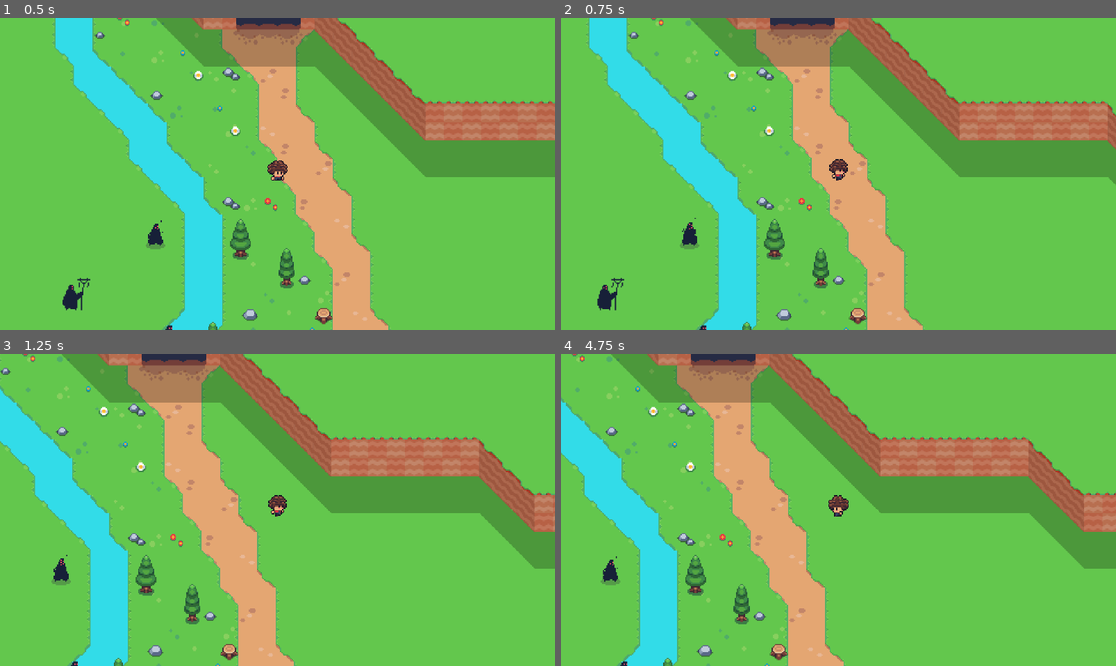
Above: before the commit, frames 1-4 (two rows, left to right).
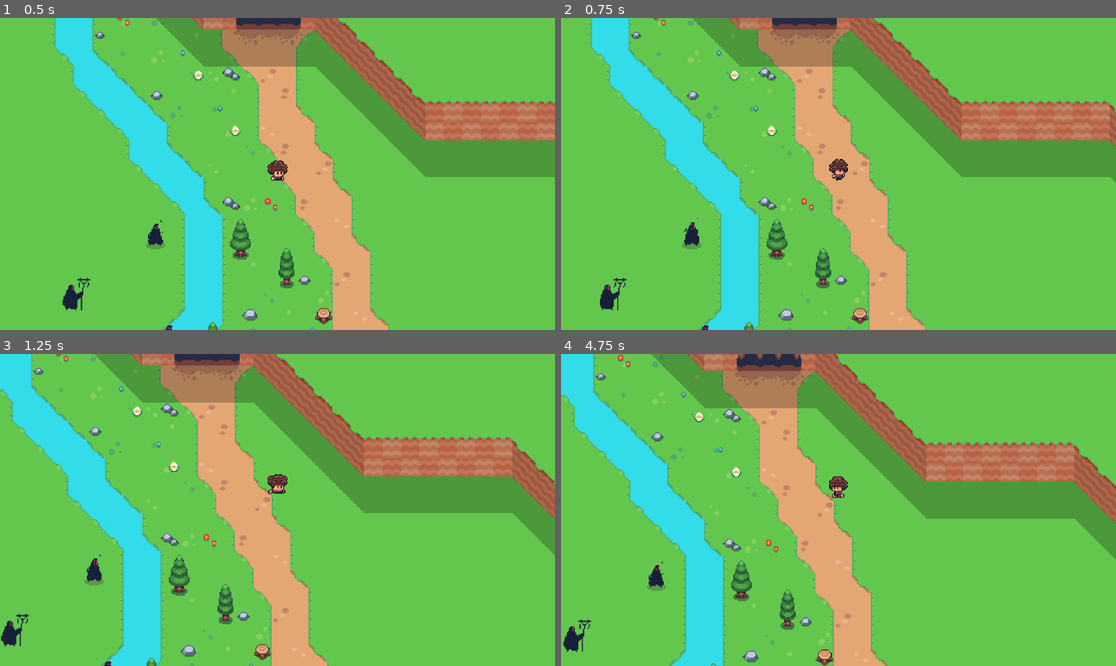
Above: after the commit, the same moments.

Repository: kodzukye/Seeds-of-Success-Godot
Game: Godot game, scene res://Scenes/game.tscn
The game is run twice, just before and just after one commit, with the same random seed, the same clock (stepped at 60 frames per second) and the same inputs.
Inputs:
- Up to frame 1 (0.5 s): no input
- Up to frame 2 (0.75 s): hold D (move_right) from 0.53 s (still down); hold Shift (sprint) from 0.53 s (still down)
- Up to frame 3 (1.25 s): keep holding D (move_right); keep holding Shift (sprint); tap Space (jump, bound only after the commit) at 0.77, 0.8, 1.07 s
- Up to frame 4 (4.75 s): release D (move_right) at 1.28 s; release Shift (sprint) at 1.28 s; hold S (move_down) 1.28-2.03 s; tap Space (jump, bound only after the commit) at 1.35, 1.52, 1.82, 2.3, 3.02, 3.32, 3.6, 3.77, 4.07, 4.52 s; tap Shift (sprint) at 1.55, 2.85, 4.35 s; hold D (move_right) 2.03-2.78 s; hold Shift (sprint) 2.03-2.78 s; hold W (move_up) 2.78-3.53 s; hold A (move_left) from 3.53 s (still down)

Frame 1 is identical in both runs. In frame 2, 5.3% of the frame differs, in the area x 4-100%, y 0-100%; in frame 3, 37%; in frame 4, 44%, in the area x 0-100%, y 0-100%.

Commit message:
Améliorations joueur : passage à des state machines pour états, déplacements et animations

Diff:
--- a/project.godot
+++ b/project.godot
@@ -51,6 +51,11 @@
 "events": [Object(InputEventKey,"resource_local_to_scene":false,"resource_name":"","device":-1,"window_id":0,"alt_press …(195 unchanged characters)…
 ]
 }
+jump={
+"deadzone": 0.2,
+"events": [Object(InputEventKey,"resource_local_to_scene":false,"resource_name":"","device":-1,"window_id":0,"alt_pressed":false,"shift_pressed":false,"ctrl_pressed":false,"meta_pressed":false,"pressed":false,"keycode":0,"physical_keycode":32,"key_label":0,"unicode":32,"location":0,"echo":false,"script":null)
+]
+}
 
 [physics]
 
--- a/scenes/player.tscn
+++ b/scenes/player.tscn
@@ -61,7 +61,12 @@
 [ext_resource type="Texture2D" uid="uid://ba1ppe1tleyjj" path="res://assets/sprites/player/swimming/tools_swimming_strip12.png" id="58_vx63k"]
 [ext_resource type="Texture2D" uid="uid://2u8qm2tjt0ar" path="res://assets/sprites/player/waiting/tools_waiting_strip9.png" id="59_lw0jh"]
 [ext_resource type="Texture2D" uid="uid://duh7ey6gcwsm3" path="res://assets/sprites/player/watering/tools_watering_strip5.png" id="61_ry8ed"]
-[ext_resource type="Script" uid="uid://crdx7wrpdbg76" path="res://scripts/state_machine/node_state_machine.gd" id="62_nubpm"]
+[ext_resource type="Script" uid="uid://btd78i7m87n4l" path="res://scripts/state_machine/StateMachine.gd" id="62_nubpm"]
+[ext_resource type="Script" uid="uid://bnr78h75y6d54" path="res://scripts/state_machine/states/idle.gd" id="63_ua5cf"]
+[ext_resource type="Script" uid="uid://bu13xs1giwyfr" path="res://scripts/state_machine/states/walking.gd" id="64_51ujp"]
+[ext_resource type="Script" uid="uid://bdueuvbqak54g" path="res://scripts/state_machine/states/jump.gd" id="64_fuw3a"]
+[ext_resource type="Script" uid="uid://deji1xow0xbae" path="res://scripts/state_machine/states/run.gd" id="64_tk41t"]
+[ext_resource type="Script" uid="uid://ttilcsk8bed4" path="res://scripts/state_machine/states/roll.gd" id="65_8txt3"]
 
 [sub_resource type="AtlasTexture" id="AtlasTexture_p21yu"]
 atlas = ExtResource("2_md1ol")
@@ -4860,21 +4865,26 @@
 [node name="hurt" type="Node" parent="StateMachine"]
 
 [node name="idle" type="Node" parent="StateMachine"]
+script = ExtResource("63_ua5cf")
 
 [node name="jump" type="Node" parent="StateMachine"]
+script = ExtResource("64_fuw3a")
 
 [node name="mining" type="Node" parent="StateMachine"]
 
 [node name="reeling" type="Node" parent="StateMachine"]
 
 [node name="roll" type="Node" parent="StateMachine"]
+script = ExtResource("65_8txt3")
 
 [node name="run" type="Node" parent="StateMachine"]
+script = ExtResource("64_tk41t")
 
 [node name="swimming" type="Node" parent="StateMachine"]
 
 [node name="waiting" type="Node" parent="StateMachine"]
 
 [node name="walking" type="Node" parent="StateMachine"]
+script = ExtResource("64_51ujp")
 
 [node name="watering" type="Node" parent="StateMachine"]
--- a/scripts/player.gd
+++ b/scripts/player.gd
@@ -1,64 +1,50 @@
+# PlayerBody.gd (version modifiée)
 extends CharacterBody2D
-
 
 const SPEED = 4000
 const SPRINT = SPEED * 1.75
+
 @onready var base_sprite_animation: AnimatedSprite2D = $BaseSpriteAnimation
 @onready var hair_sprite_animation: AnimatedSprite2D = $HairSpriteAnimation
 @onready var tool_sprite_animation: AnimatedSprite2D = $ToolSpriteAnimation
+@onready var state_machine: StateMachine = $StateMachine
 
-var direction : Vector2
-var is_sprinting = false
+# Variables supplémentaires pour les systèmes du jeu
+var is_day_phase: bool = true
+var can_interact: bool = true
 
+func _ready() -> void:
+	# La state machine gère maintenant les états
+	pass
 
 func _physics_process(delta: float) -> void:
-	# Check movements inputs
-	if Input.is_action_pressed("move_up"):
-		direction = Vector2.UP
-	elif Input.is_action_pressed("move_down"):
-		direction = Vector2.DOWN
-	elif Input.is_action_pressed("move_left"):
-		direction = Vector2.LEFT
-	elif Input.is_action_pressed("move_right"):
-		direction = Vector2.RIGHT
-	else:
-		direction = Vector2.ZERO
+	# La state machine gère le mouvement et les animations
+	# On peut ajouter ici des systèmes spécifiques au jeu
+	pass
 
-	if Input.is_action_pressed("sprint"):
-		is_sprinting = true
-	else:
-		is_sprinting = false
+# Méthodes utilitaires pour les états
+func get_current_state() -> String:
+	if state_machine:
+		return state_machine.get_current_state_name()
+	return ""
 
-	# Flipping the sprite
-	if direction == Vector2.RIGHT: # Right
-		base_sprite_animation.flip_h = false
-		hair_sprite_animation.flip_h = false
-		tool_sprite_animation.flip_h = false
-	elif direction == Vector2.LEFT: # Left
-		base_sprite_animation.flip_h = true
-		hair_sprite_animation.flip_h = true
-		tool_sprite_animation.flip_h = true
+func is_moving() -> bool:
+	return velocity.length() > 0
 
-	# Play animations
-	if direction == Vector2.ZERO:
-		base_sprite_animation.play("idle")
-		hair_sprite_animation.play("idle")
-		tool_sprite_animation.play("idle")
+# Méthodes pour les interactions spécifiques au jeu
+func can_farm() -> bool:
+	return is_day_phase and can_interact
 
-	elif is_sprinting and direction != Vector2.ZERO:
-		base_sprite_animation.play("run")
-		hair_sprite_animation.play("run")
-		tool_sprite_animation.play("run")
+func can_combat() -> bool:
+	return not is_day_phase and can_interact
 
-	else:
-		base_sprite_animation.play("walking")
-		hair_sprite_animation.play("walking")
-		tool_sprite_animation.play("walking")
+func set_day_phase(is_day: bool) -> void:
+	is_day_phase = is_day
+	# Ici on pourrait changer vers des états spécifiques jour/nuit si nécessaire
 
-	# Apply the speed
-	if is_sprinting and direction != Vector2.ZERO:
-		velocity = delta * direction * SPRINT
-	else:
-		velocity = delta * direction * SPEED
+func disable_movement() -> void:
+	can_interact = false
+	state_machine.change_state("idle")
 
-	move_and_slide()
+func enable_movement() -> void:
+	can_interact = true
--- /dev/null
+++ b/scripts/state_machine/State.gd
@@ -0,0 +1,19 @@
+# State.gd (classe de base)
+class_name State
+extends Node
+
+var state_machine: StateMachine
+var player: CharacterBody2D
+
+# Méthodes à override dans les états spécifiques
+func enter() -> void:
+	pass
+
+func exit() -> void:
+	pass
+
+func update(delta: float) -> String:
+	return ""
+
+func handle_input(event: InputEvent) -> String:
+	return ""
--- /dev/null
+++ b/scripts/state_machine/StateMachine.gd
@@ -0,0 +1,39 @@
+# StateMachine.gd
+class_name StateMachine
+extends Node
+
+@onready var player: CharacterBody2D = get_parent()
+var states: Dictionary = {}
+var current_state: State
+var previous_state: State
+
+func _ready() -> void:
+	# Récupérer tous les états enfants
+	for child in get_children():
+		if child is State:
+			states[child.name.to_lower()] = child
+			child.state_machine = self
+			child.player = player
+
+	# Démarrer avec l'état idle
+	if states.has("idle"):
+		current_state = states["idle"]
+		current_state.enter()
+
+func _physics_process(delta: float) -> void:
+	if current_state:
+		var new_state = current_state.update(delta)
+		if new_state:
+			change_state(new_state)
+
+func change_state(new_state_name: String) -> void:
+	var new_state = states.get(new_state_name.to_lower())
+	if new_state and new_state != current_state:
+		previous_state = current_state
+		if current_state:
+			current_state.exit()
+		current_state = new_state
+		current_state.enter()
+
+func get_current_state_name() -> String:
+	return current_state.name if current_state else ""
--- /dev/null
+++ b/scripts/state_machine/states/idle.gd
@@ -0,0 +1,28 @@
+# Idle.gd
+class_name IdleState
+extends State
+
+func enter() -> void:
+	player.velocity = Vector2.ZERO
+	play_idle_animations()
+
+func update(delta: float) -> String:
+	# Vérifier les inputs de mouvement
+	if Input.is_action_pressed("move_up") or Input.is_action_pressed("move_down") or \
+	   Input.is_action_pressed("move_left") or Input.is_action_pressed("move_right"):
+		if Input.is_action_pressed("sprint"):
+			return "run"
+		else:
+			return "walking"
+
+	if Input.is_action_just_pressed("jump"):
+		return "jump"
+
+	# Rester en idle si aucun input
+	return ""
+
+func play_idle_animations() -> void:
+	if player.has_method("get_base_sprite") or player.get("base_sprite_animation"):
+		player.base_sprite_animation.play("idle")
+		player.hair_sprite_animation.play("idle")
+		player.tool_sprite_animation.play("idle")
--- /dev/null
+++ b/scripts/state_machine/states/jump.gd
@@ -0,0 +1,96 @@
+# Jump.gd (version corrigée)
+class_name JumpState
+extends State
+
+@export var hop_duration: float = 0.28        # Durée totale du saut (s)
+@export var hop_speed_multiplier: float = 0.016  # Réduction de la vitesse pendant le saut
+@export var hop_height: float = 20.0           # Hauteur visuelle (pixels)
+
+var _t: float = 0.0
+var _dir: Vector2 = Vector2.ZERO
+var _base_off: Vector2
+var _hair_off: Vector2
+var _tool_off: Vector2
+
+func enter() -> void:
+	_t = 0.0
+	_dir = _get_input_dir()
+	if _dir != Vector2.ZERO:
+		_dir = _dir.normalized()
+	# Sauvegarder les offsets initiaux des sprites
+	_base_off = player.base_sprite_animation.position
+	_hair_off = player.hair_sprite_animation.position
+	_tool_off = player.tool_sprite_animation.position
+	# Anims de saut
+	player.base_sprite_animation.play("jump")
+	player.hair_sprite_animation.play("jump")
+	player.tool_sprite_animation.play("jump")
+
+func update(delta: float) -> String:
+	# Avancement normalisé 0..1
+	_t += delta / max(hop_duration, 0.001)
+	if _t > 1.0:
+		_t = 1.0
+
+	# Hauteur parabolique: h = 4 t (1 - t) H
+	var height := 4.0 * _t * (1.0 - _t) * hop_height
+	_apply_sprite_height(height)
+
+	# Déplacement horizontal réduit pendant le saut
+	if _dir != Vector2.ZERO:
+		# Utiliser une vitesse beaucoup plus faible pendant le saut
+		player.velocity = _dir * player.SPEED * hop_speed_multiplier
+	else:
+		# Maintenir une légère inertie si on était en mouvement
+		player.velocity = player.velocity * 0.8
+
+	_handle_sprite_flipping(_dir)
+	player.move_and_slide()
+
+	# Fin du saut -> choisir l'état suivant
+	if _t >= 1.0:
+		_reset_sprite_offsets()
+		player.velocity = Vector2.ZERO
+		if _has_move_input():
+			return "run" if Input.is_action_pressed("sprint") else "walking"
+		return "idle"
+
+	return ""
+
+func exit() -> void:
+	_reset_sprite_offsets()
+
+func _get_input_dir() -> Vector2:
+	var d := Vector2.ZERO
+	d.y -= int(Input.is_action_pressed("move_up"))
+	d.y += int(Input.is_action_pressed("move_down"))
+	d.x -= int(Input.is_action_pressed("move_left"))
+	d.x += int(Input.is_action_pressed("move_right"))
+	return d
+
+func _has_move_input() -> bool:
+	return Input.is_action_pressed("move_up") \
+		or Input.is_action_pressed("move_down") \
+		or Input.is_action_pressed("move_left") \
+		or Input.is_action_pressed("move_right")
+
+func _apply_sprite_height(h: float) -> void:
+	# Décaler uniquement l'affichage vers le haut pour simuler la hauteur
+	player.base_sprite_animation.position = _base_off + Vector2(0, -h)
+	player.hair_sprite_animation.position = _hair_off + Vector2(0, -h)
+	player.tool_sprite_animation.position = _tool_off + Vector2(0, -h)
+
+func _reset_sprite_offsets() -> void:
+	player.base_sprite_animation.position = _base_off
+	player.hair_sprite_animation.position = _hair_off
+	player.tool_sprite_animation.position = _tool_off
+
+func _handle_sprite_flipping(direction: Vector2) -> void:
+	if direction.x > 0.0:
+		player.base_sprite_animation.flip_h = false
+		player.hair_sprite_animation.flip_h = false
+		player.tool_sprite_animation.flip_h = false
+	elif direction.x < 0.0:
+		player.base_sprite_animation.flip_h = true
+		player.hair_sprite_animation.flip_h = true
+		player.tool_sprite_animation.flip_h = true
--- /dev/null
+++ b/scripts/state_machine/states/roll.gd
@@ -0,0 +1 @@
+extends Node
--- /dev/null
+++ b/scripts/state_machine/states/run.gd
@@ -0,0 +1,56 @@
+# Run.gd
+class_name RunState
+extends State
+
+func enter() -> void:
+	play_run_animations()
+
+func update(delta: float) -> String:
+	var direction = get_movement_direction()
+
+	# Si pas de direction, retourner à idle
+	if direction == Vector2.ZERO:
+		return "idle"
+
+	# Si sprint n'est plus pressé, retourner à walk
+	if not Input.is_action_pressed("sprint"):
+		return "walking"
+
+	if Input.is_action_just_pressed("jump"):
+		return "jump"
+
+	# Appliquer le mouvement avec vitesse de sprint
+	player.velocity = direction * player.SPRINT * delta
+	handle_sprite_flipping(direction)
+	player.move_and_slide()
+
+	return ""
+
+func get_movement_direction() -> Vector2:
+	var direction = Vector2.ZERO
+
+	if Input.is_action_pressed("move_up"):
+		direction = Vector2.UP
+	elif Input.is_action_pressed("move_down"):
+		direction = Vector2.DOWN
+	elif Input.is_action_pressed("move_left"):
+		direction = Vector2.LEFT
+	elif Input.is_action_pressed("move_right"):
+		direction = Vector2.RIGHT
+
+	return direction
+
+func handle_sprite_flipping(direction: Vector2) -> void:
+	if direction == Vector2.RIGHT:
+		player.base_sprite_animation.flip_h = false
+		player.hair_sprite_animation.flip_h = false
+		player.tool_sprite_animation.flip_h = false
+	elif direction == Vector2.LEFT:
+		player.base_sprite_animation.flip_h = true
+		player.hair_sprite_animation.flip_h = true
+		player.tool_sprite_animation.flip_h = true
+
+func play_run_animations() -> void:
+	player.base_sprite_animation.play("run")
+	player.hair_sprite_animation.play("run")
+	player.tool_sprite_animation.play("run")
--- /dev/null
+++ b/scripts/state_machine/states/walking.gd
@@ -0,0 +1,56 @@
+# Walk.gd
+class_name WalkState
+extends State
+
+func enter() -> void:
+	play_walk_animations()
+
+func update(delta: float) -> String:
+	var direction = get_movement_direction()
+
+	# Si pas de direction, retourner à idle
+	if direction == Vector2.ZERO:
+		return "idle"
+
+	# Si sprint pressé pendant la marche, passer en run
+	if Input.is_action_pressed("sprint"):
+		return "run"
+
+	if Input.is_action_just_pressed("jump"):
+		return "jump"
+
+	# Appliquer le mouvement
+	player.velocity = direction * player.SPEED * delta
+	handle_sprite_flipping(direction)
+	player.move_and_slide()
+
+	return ""
+
+func get_movement_direction() -> Vector2:
+	var direction = Vector2.ZERO
+
+	if Input.is_action_pressed("move_up"):
+		direction = Vector2.UP
+	elif Input.is_action_pressed("move_down"):
+		direction = Vector2.DOWN
+	elif Input.is_action_pressed("move_left"):
+		direction = Vector2.LEFT
+	elif Input.is_action_pressed("move_right"):
+		direction = Vector2.RIGHT
+
+	return direction
+
+func handle_sprite_flipping(direction: Vector2) -> void:
+	if direction == Vector2.RIGHT:
+		player.base_sprite_animation.flip_h = false
+		player.hair_sprite_animation.flip_h = false
+		player.tool_sprite_animation.flip_h = false
+	elif direction == Vector2.LEFT:
+		player.base_sprite_animation.flip_h = true
+		player.hair_sprite_animation.flip_h = true
+		player.tool_sprite_animation.flip_h = true
+
+func play_walk_animations() -> void:
+	player.base_sprite_animation.play("walking")
+	player.hair_sprite_animation.play("walking")
+	player.tool_sprite_animation.play("walking")
Not shown: 1 places in scenes/player.tscn that only renumber resources
Not shown, added: scripts/state_machine/State.gd.uid
Not shown, added: scripts/state_machine/StateMachine.gd.uid
Not shown, added: scripts/state_machine/states/idle.gd.uid
Not shown, added: scripts/state_machine/states/jump.gd.uid
Not shown, added: scripts/state_machine/states/roll.gd.uid
Not shown, added: scripts/state_machine/states/run.gd.uid
Not shown, added: scripts/state_machine/states/walking.gd.uid
